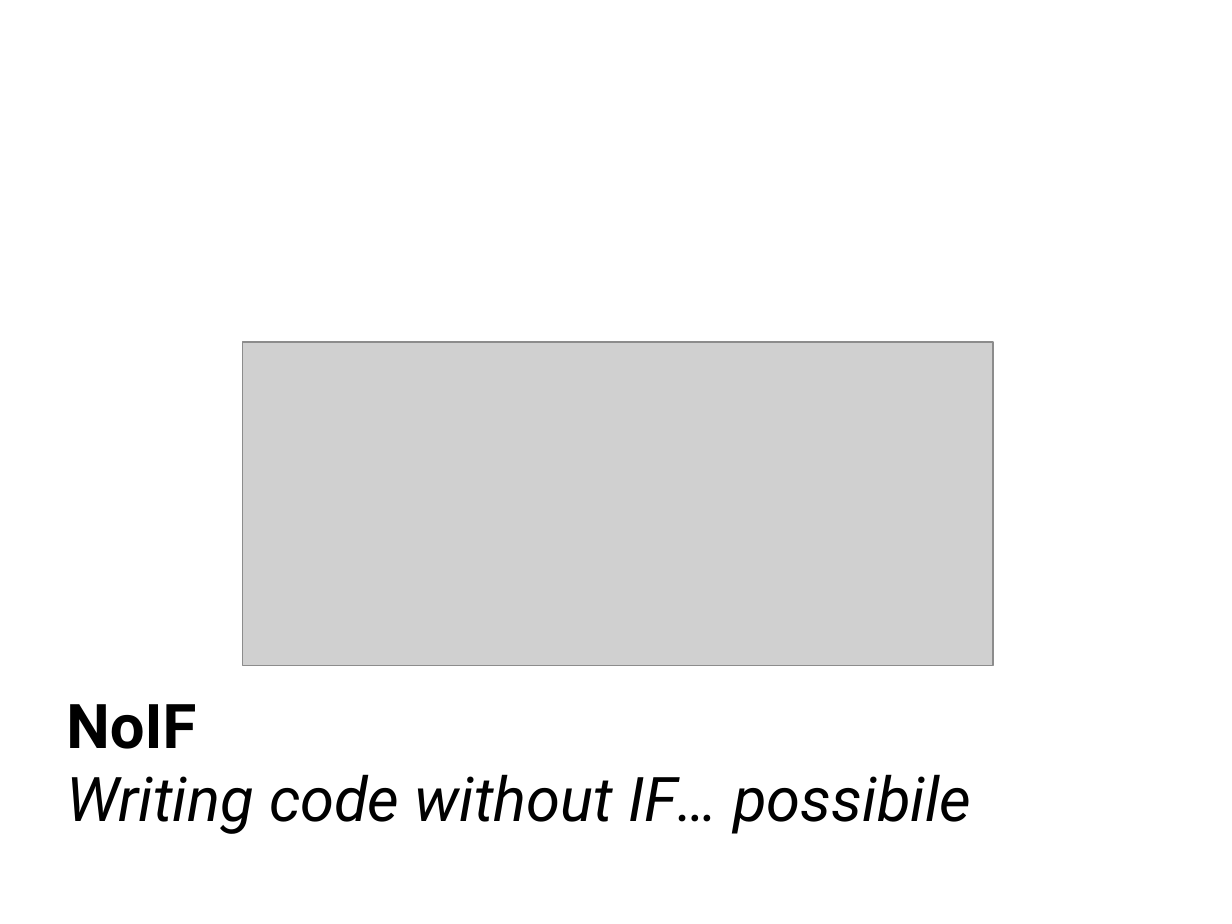
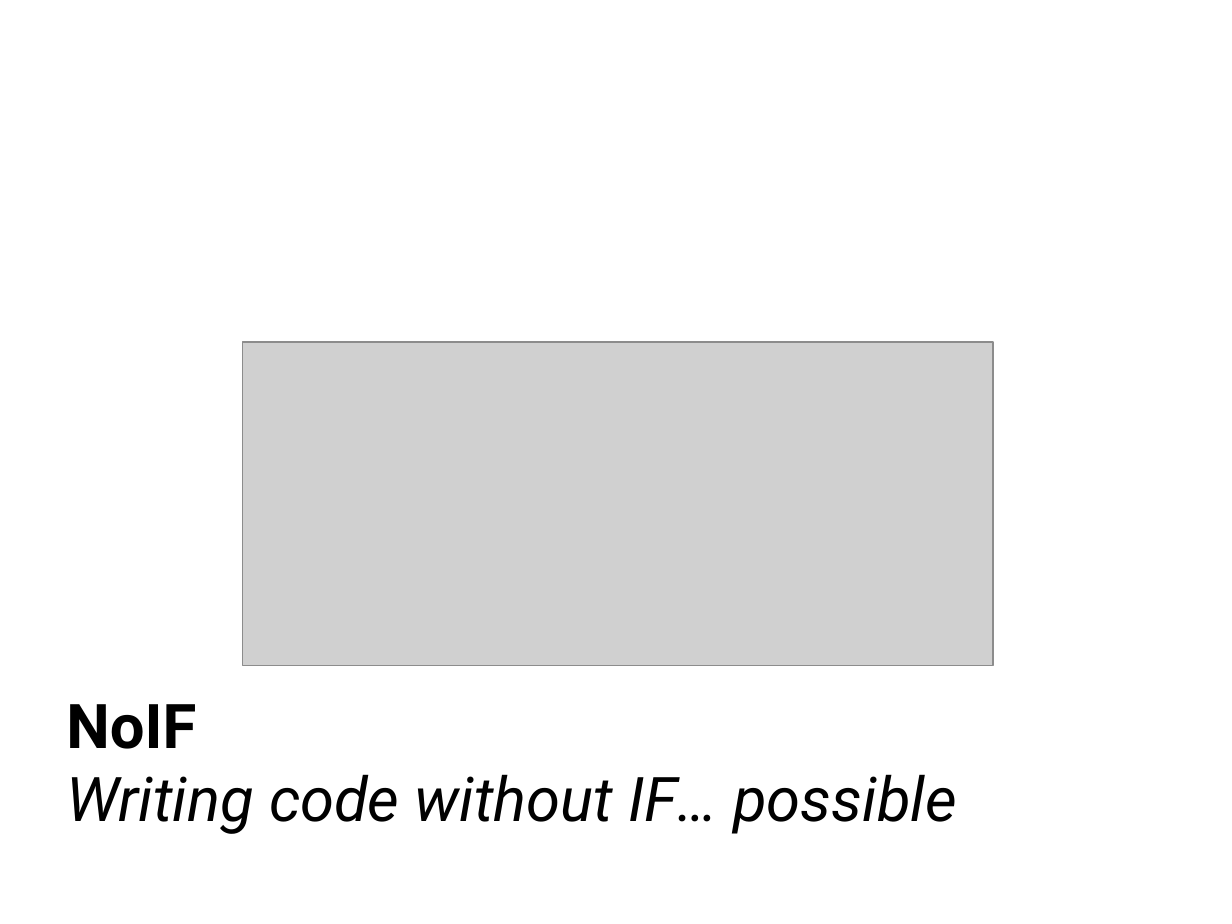
Before and after one commit to franco-melandri/NoIF, a slide deck: slide 2 of docs/noif.pptx. Drawn at 1232x924 pixels with LibreOffice and Linux fonts; fonts in the diff are those of the drawing; grey boxes stand for pictures; background and template pictures are left out. Boxes give left, top, right and bottom in pixels: in the first picture for what was removed or moved away, otherwise in the second. Text is boxed around its words. In the diff, an @@ line names an element or a change of style, - is before the commit and + after.

```diff
--- a/docs/noif.pptx
+++ b/docs/noif.pptx
@@ text at <box>66,774,956,834</box>: text changed @@
-Writing code without IF… possibile
+Writing code without IF… possible
```
Also in this commit, not shown: 6 other slides changed, 1 slide added, 1 slide removed, 3 other files.
